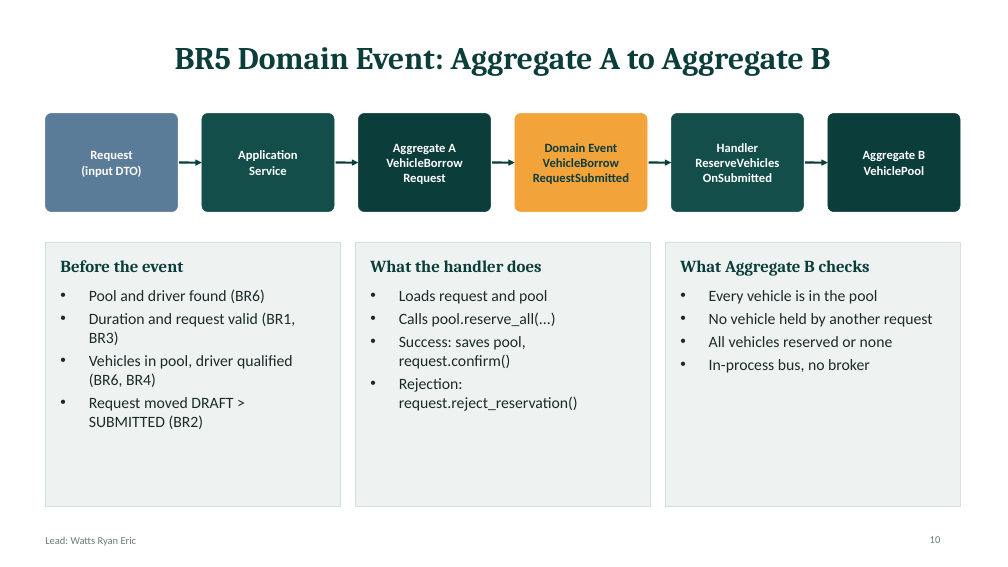
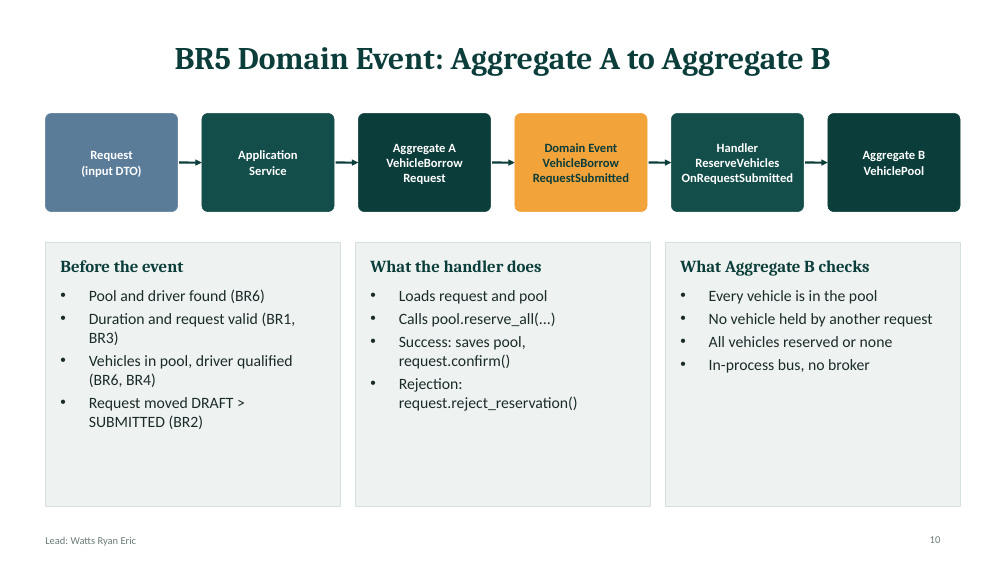
Before and after one commit to kirabo-brian/open-pool-vehicle-borrowing, a slide deck: slide 10 of Open_Pool_Vehicle_Borrowing_Slides.pptx. Drawn at 1008x567 pixels with LibreOffice and Linux fonts; fonts in the diff are those of the drawing. Boxes give left, top, right and bottom in pixels: in the first picture for what was removed or moved away, otherwise in the second. Text is boxed around its words. In the diff, an @@ line names an element or a change of style, - is before the commit and + after.

Commit message:
Replace stale files left by PR #1 and fix slide mismatches
PR #1 added the updated README, T3 test and evidence as "copy" files
beside the old ones. The old T3 test still imported from the repo root,
so only 7 of 8 tests ran. The copies now replace the originals, and
evidence/final_test_run.txt has been regenerated (8 tests, OK).

Slide fixes:
- Slide 8: add the Interface -> Domain dependency the code has
- Slides 9-10: use the real service and handler names
- Slide 3: PoolNotFound creates no request; only VehicleNotInPool
  leaves it in DRAFT
- Slides 4-6: shorter cards plus a rule-mapping strip; body sizes evened

```diff
--- a/Open_Pool_Vehicle_Borrowing_Slides.pptx
+++ b/Open_Pool_Vehicle_Borrowing_Slides.pptx
@@ text at bbox=[682, 173, 794, 184]: text changed @@
-OnSubmitted
+OnRequestSubmitted
```
Also in this commit, not shown: 8 other slides changed, 10 other files.
